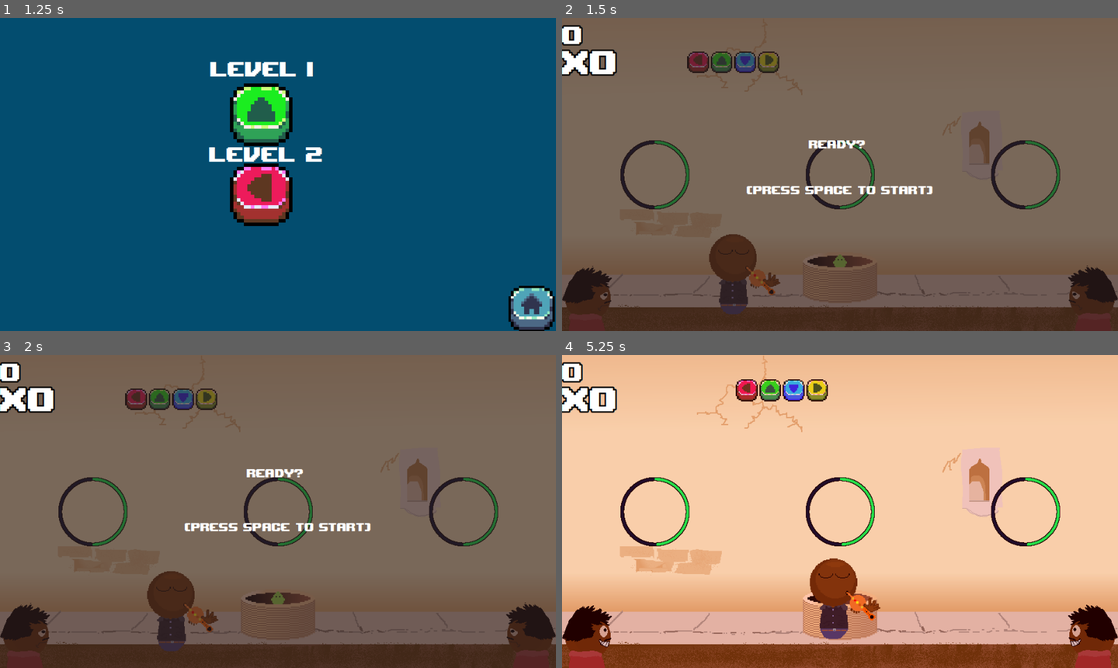
Above: before the commit, frames 1-4 (two rows, left to right).
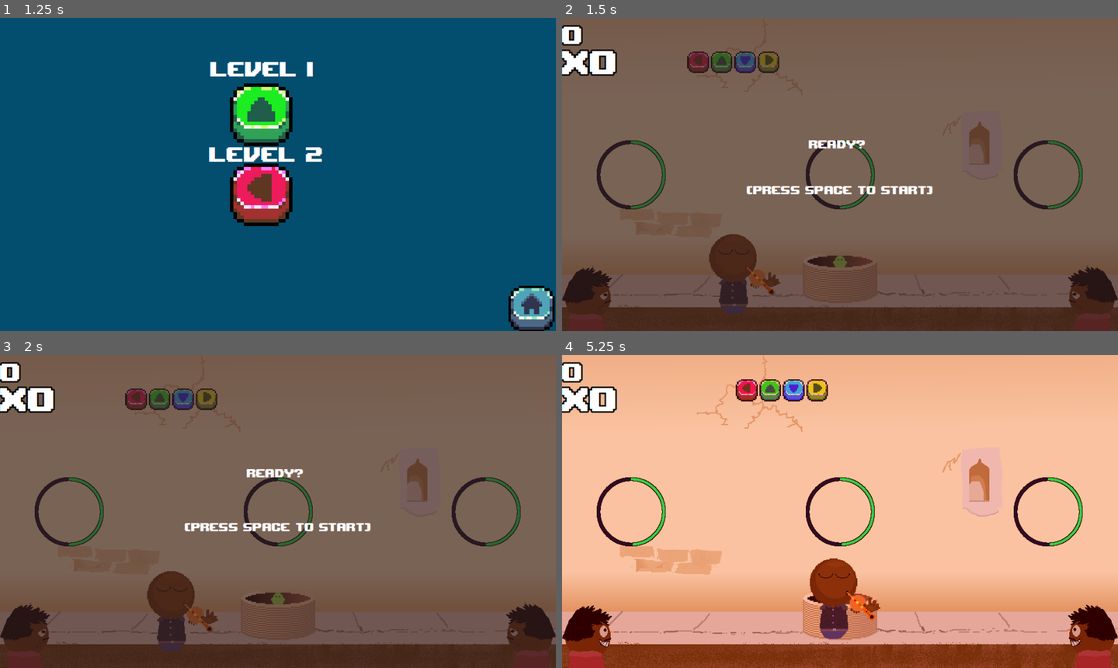
Above: after the commit, the same moments.

Repository: K0RIS/WinterMelonJam2023
Game: Godot game, scene res://assets/scenes/main_menu.tscn
Same seed, same stepped clock (60 frames per second), same inputs: the game is played once before the commit and once after it. Sound files missing from this copy of the repository are replaced by a short silence.
Inputs (mouse positions are in pixels of both pictures, inside the frame that each line leads up to):
- Up to frame 1 (1.25 s): click (166, 52) at 0.5 s
- Up to frame 2 (1.5 s): click (823, 193) at 1.25 s
- Up to frame 3 (2 s): no input
- Up to frame 4 (5.25 s): tap Space (Start_Level) at 2, 2.1, 2.85, 3.5, 3.6, 4.35, 5, 5.1 s; hold D (move_right) 2.03-3.53 s; tap Enter (ui_accept) at 2.27, 2.75, 3.02, 4.25, 4.52 s; hold Left (left) 3.53-4.28 s; hold D (move_right) from 4.28 s (still down)

Frame 1 is identical in both runs. In frame 2, 2.0% of the frame differs, in the area x 6-94%, y 39-62%; in frame 3, 2.0%; in frame 4, 2.1%, in the area x 6-94%, y 38-62%.

Commit message:
More polish to SFX and UI

Diff:
--- a/assets/scenes/EnvironmentalAreas.tscn
+++ b/assets/scenes/EnvironmentalAreas.tscn
@@ -73,9 +73,9 @@
 anchors_preset = 15
 anchor_right = 1.0
 anchor_bottom = 1.0
-offset_left = -59.5
+offset_left = -100.0
 offset_top = -59.5
-offset_right = 59.5
+offset_right = 19.0
 offset_bottom = 59.5
 grow_horizontal = 2
 grow_vertical = 2
@@ -104,9 +104,9 @@
 anchors_preset = 15
 anchor_right = 1.0
 anchor_bottom = 1.0
-offset_left = -59.5
+offset_left = -20.0
 offset_top = -59.5
-offset_right = 59.5
+offset_right = 99.0
 offset_bottom = 59.5
 grow_horizontal = 2
 grow_vertical = 2
--- a/assets/scenes/Levels/LevelOne.tscn
+++ b/assets/scenes/Levels/LevelOne.tscn
@@ -33,3 +33,4 @@
 [editable path="EnvironmentalAreas"]
 [editable path="SnakeCharmer"]
 [editable path="SnakeCharmer/Node/RhythmGame"]
+[editable path="LoseScreen"]
--- a/assets/scenes/Levels/LevelTwo.tscn
+++ b/assets/scenes/Levels/LevelTwo.tscn
@@ -27,7 +27,7 @@
 offset_right = 960.0
 offset_bottom = 540.0
 mouse_filter = 2
-color = Color(1, 0, 0, 0.129412)
+color = Color(1, 0, 0, 0.180392)
 
 [connection signal="GettingFaster" from="SnakeCharmer/Node/RhythmGame" to="SpeedUp" method="_on_rhythm_game_getting_faster"]
 
--- a/assets/scripts/EnvironmentalAreas.gd
+++ b/assets/scripts/EnvironmentalAreas.gd
@@ -13,11 +13,10 @@
 
 func _on_snake_meter_bar_empty():
 	emit_signal("snake_lose")
-
+	$"../LoseScreen/LostSound".play()
 
 func _on_charm_meter_bar_empty():
 	$RockThrower.StartTimer()
-
 
 func _on_place_holder_bar_empty():
 	$RockThrower2.StartTimer()
